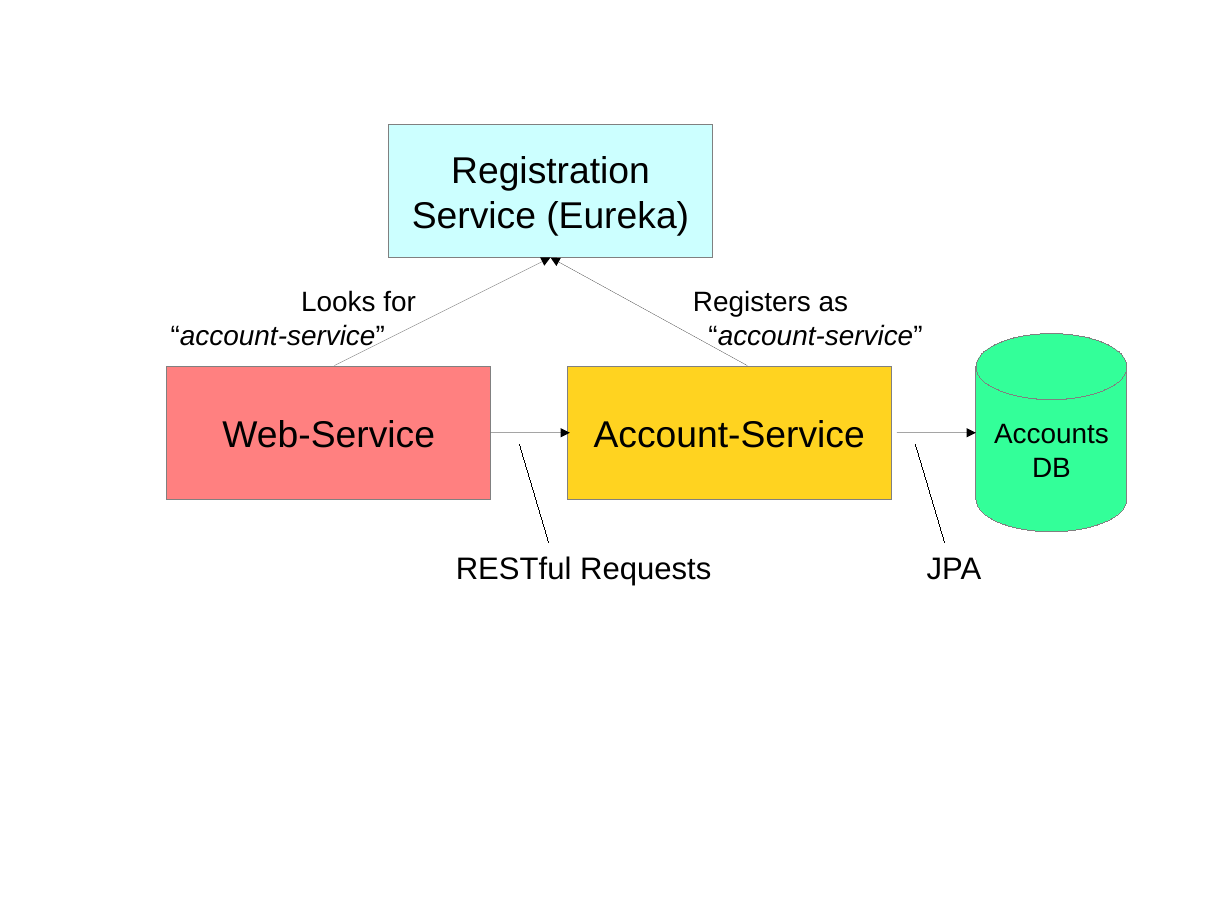
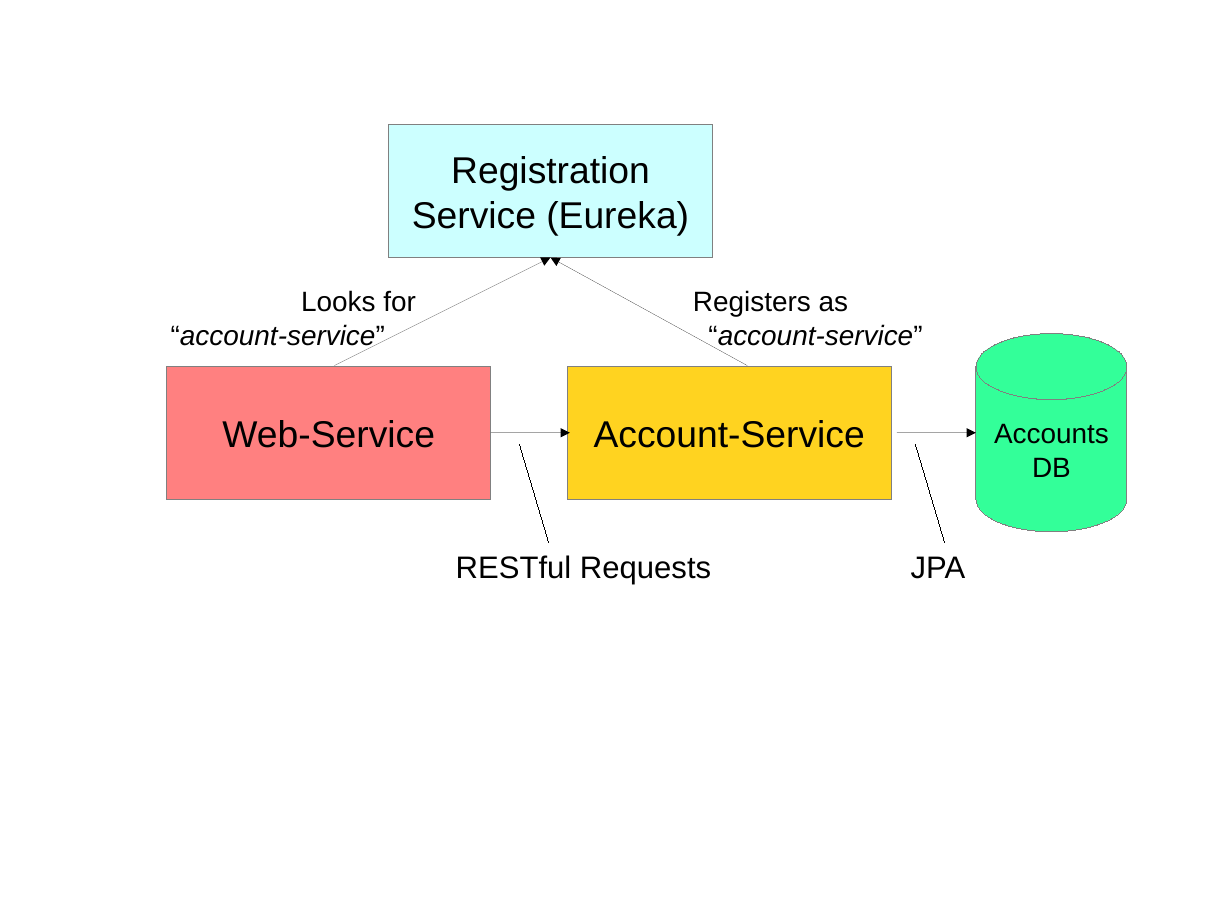
Before and after one commit to paulc4/microservices-demo, a slide deck: slide 1 of system.odp. Drawn at 1232x924 pixels with LibreOffice and Linux fonts; fonts in the diff are those of the drawing. Boxes give left, top, right and bottom in pixels: in the first picture for what was removed or moved away, otherwise in the second. Text is boxed around its words. In the diff, an @@ line names an element or a change of style, - is before the commit and + after.

```diff
--- a/system.odp
+++ b/system.odp
@@ text "JPA" moved from (x1=927, y1=557, x2=982, y2=580) to (x1=911, y1=556, x2=966, y2=579) @@
@@ text "JPA" at (x1=911, y1=556, x2=966, y2=579): alignment left to centre; vertical alignment top to middle @@
```
Also in this commit, not shown: 2 other files.
